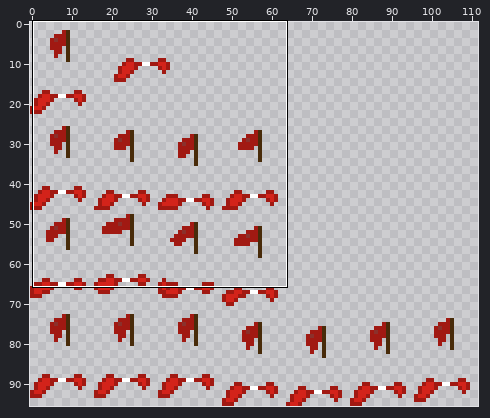
One commit to this sprite sheet: core/assets/textures/commander.png. The picture above shows the old version from afar; the outline marks the close-up.
Close-up. As it was:
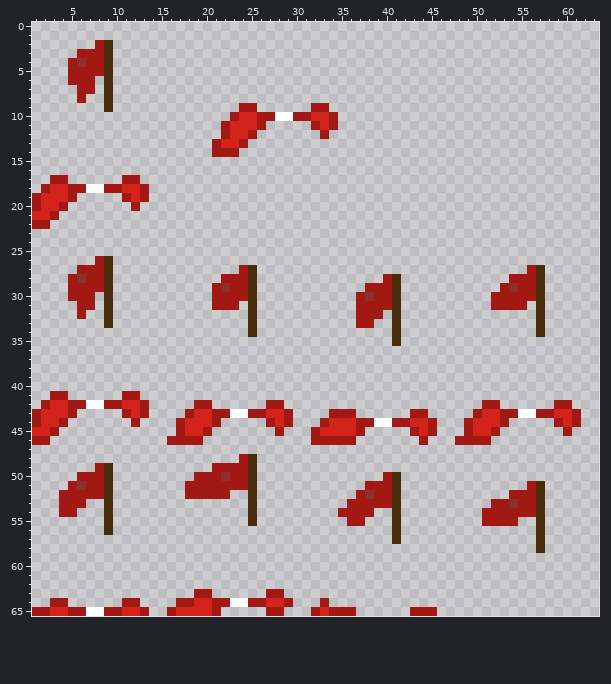
The file is 112x96 pixels. Shown: x 1..63, y 0..65.
After the commit:
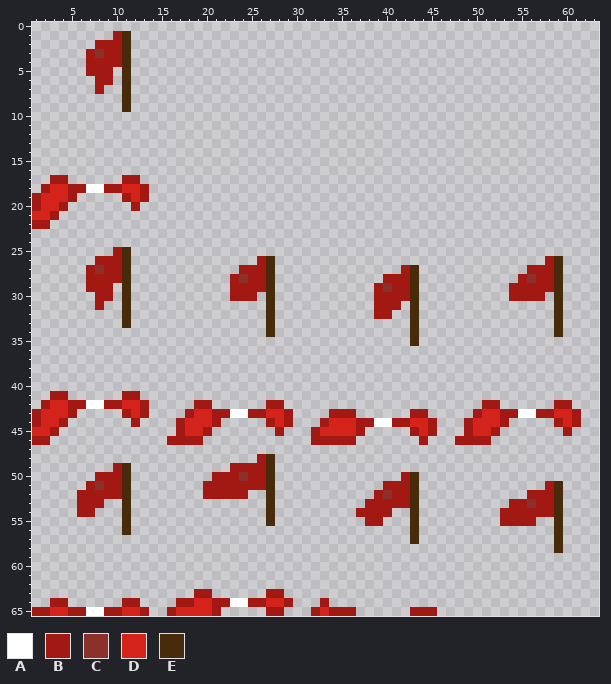
Palette (. is transparent): A #ffffff  B #a11912  C #8b302b  D #d3231a  E #482b0a
The commit says: banner düzelttim
What changed:
The author put colour B in rows 1 to 4 at x 10; in rows 6 to 7 at x 8; in row 25 at x 10; in row 26 at x 10, 26 and 58; in rows 27 to 28 at x 10, 26, 42 and 58; in row 29 at x 26, 42 and 58.
The author put colour B in row 30 at x 8 and 42; in row 31 at x 8; in row 32 at x 40; in row 48 at x 26; in row 49 at x 10 and 26; in row 50 at x 10, 26 and 42.
The author put colour B in row 51 at x 10, 26, 42 and 58; in row 52 at x 10, 23 to 24, 42 and 58; in row 53 at x 7 to 8, 42 and 58; in row 54 at x 6 to 7, 39 to 40 and 58; in row 55 at x 38 to 39 and 55 to 56.
Colour C becomes colour B in row 29 at x 54; in row 50 at x 22; in row 53 at x 54.
Colour E becomes colour B in rows 2 to 6 at x 9; in row 26 at x 9; in row 27 at x 9, 25 and 57; in rows 28 to 30 at x 9, 25, 41 and 57; in row 31 at x 41; in row 49 at x 25.
Colour E becomes colour B in row 50 at x 9 and 25; in row 51 at x 9, 25 and 41; in row 52 at x 9, 41 and 57; in row 53 at x 41 and 57; in row 54 at x 57.
Colour B becomes colour C in row 3 at x 8; in row 27 at x 8; in row 28 at x 24 and 56; in row 29 at x 40; in row 50 at x 24; in row 51 at x 8.
Colour B becomes colour C in row 52 at x 40; in row 53 at x 56.
The author put colour E in rows 1 to 9 at x 11; in row 25 at x 11; in row 26 at x 11, 27 and 59; in rows 27 to 33 at x 11, 27, 43 and 59; in row 34 at x 27, 43 and 59; in row 35 at x 43.
The author put colour E in row 48 at x 27; in row 49 at x 11 and 27; in row 50 at x 11, 27 and 43; in rows 51 to 55 at x 11, 27, 43 and 59; in row 56 at x 11, 43 and 59; in row 57 at x 43 and 59.
The author put colour E in row 58 at x 59.
Colour A is removed in row 10 at x 28 to 29.
Colour B is removed in row 3 at x 6; in row 4 at x 5; in row 5 at x 5 to 6; in row 6 at x 5 to 7; in row 7 at x 6 to 7; in row 8 at x 6.
Colour B is removed in row 9 at x 24 to 25 and 32 to 33; in row 10 at x 23, 26 to 27, 30 to 31 and 34; in row 11 at x 22, 26, 32 and 34; in row 12 at x 22, 25 and 33; in row 13 at x 21 and 24; in row 14 at x 21 to 23.
Colour B is removed in row 27 at x 6; in row 28 at x 5, 22 and 54; in row 29 at x 5 to 6, 21, 38 and 53; in row 30 at x 5 to 7, 21 to 22, 37 and 52 to 53; in row 31 at x 6 to 7, 21 to 23, 37 to 38 and 52 to 55; in row 32 at x 6 and 37 to 38.
Colour B is removed in row 33 at x 37 to 38; in row 48 at x 24; in row 49 at x 8 and 21 to 22; in row 50 at x 6 to 7, 19 to 20 and 40; in row 51 at x 5, 18 to 19, 38 to 39 and 56; in row 52 at x 4 to 5, 18 to 19, 37 and 54 to 55.
Colour B is removed in row 53 at x 4 to 5, 36 to 37 and 52 to 53; in row 54 at x 4 to 5, 35 to 36 and 51 to 52; in row 55 at x 36 to 37 and 51 to 52.
Colour C is removed in row 4 at x 6; in row 28 at x 6; in row 29 at x 22; in row 30 at x 38; in row 51 at x 6; in row 52 at x 38.
Colour D is removed in row 10 at x 24 to 25 and 32 to 33; in row 11 at x 23 to 25 and 33; in row 12 at x 23 to 24; in row 13 at x 22 to 23.
Colour E is removed in rows 7 to 9 at x 9; in row 31 at x 9, 25 and 57; in rows 32 to 33 at x 9, 25, 41 and 57; in row 34 at x 25, 41 and 57; in row 35 at x 41; in row 48 at x 25.
Colour E is removed in row 49 at x 9; in row 50 at x 41; in row 51 at x 57; in row 52 at x 25; in row 53 at x 9 and 25; in row 54 at x 9, 25 and 41.
Colour E is removed in row 55 at x 9, 25, 41 and 57; in row 56 at x 9, 41 and 57; in row 57 at x 41 and 57; in row 58 at x 57.
